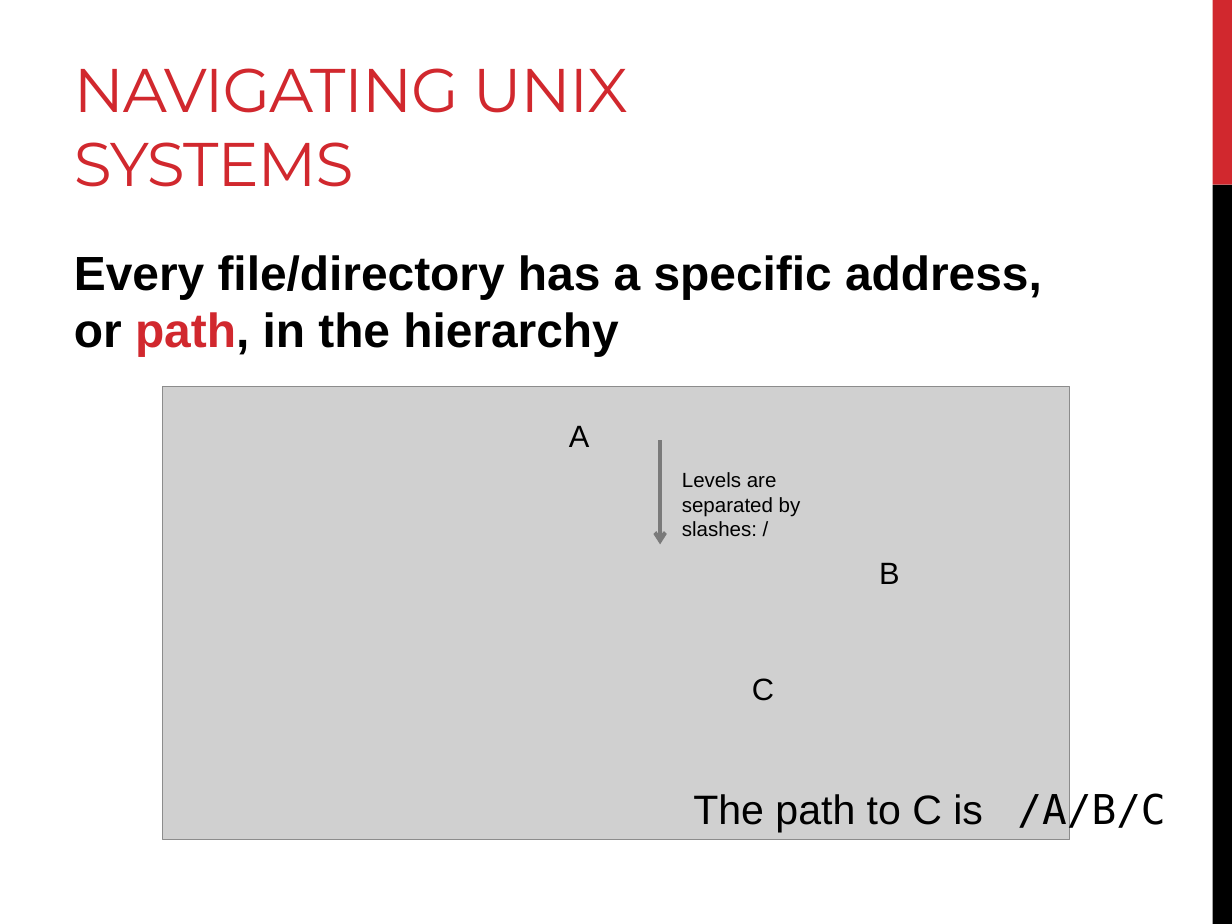
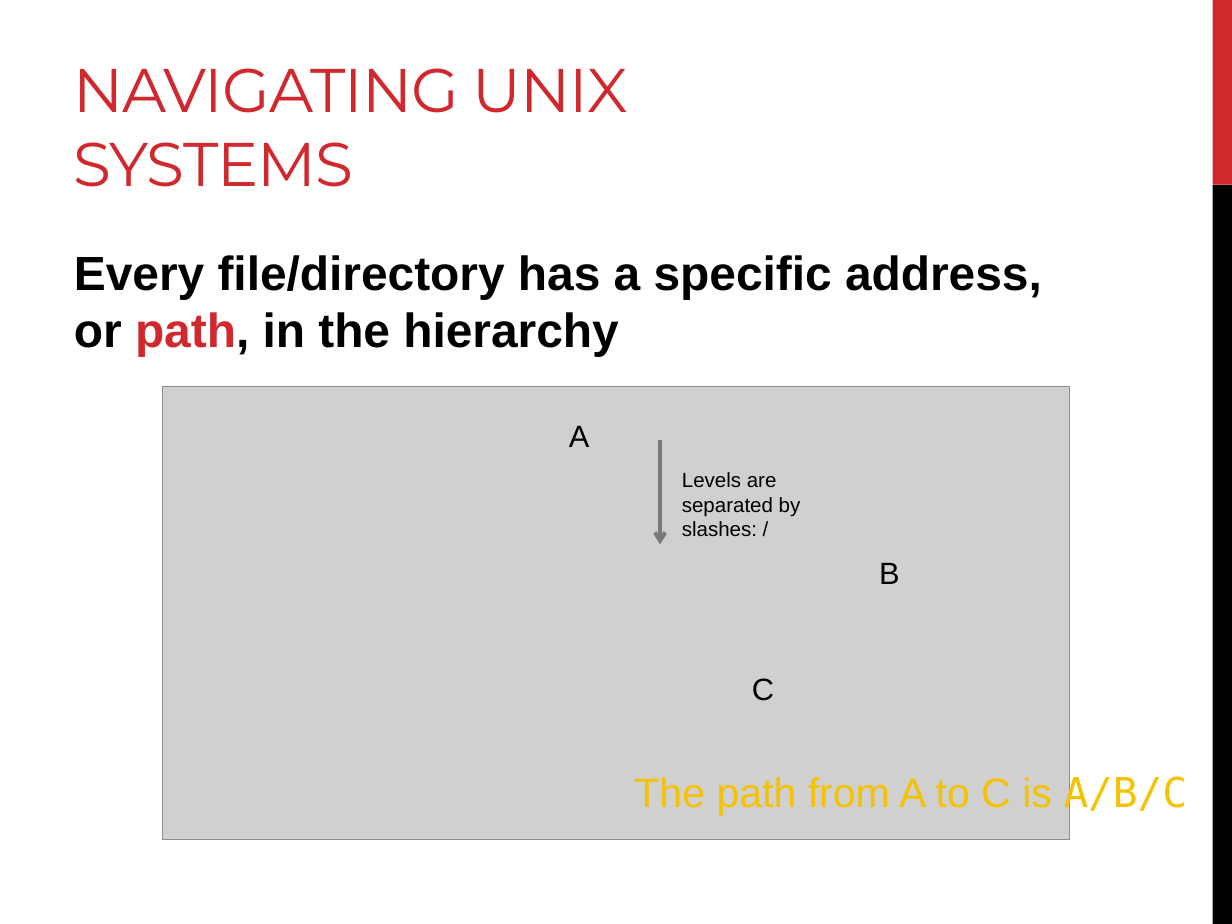
Before and after one commit to BjornFJohansson/ccbb_bigdata2015_python, a slide deck: slide 11 of slides/day1_slides.pptx. Drawn at 1232x924 pixels with LibreOffice and Linux fonts; fonts in the diff are those of the drawing; grey boxes stand for pictures. Boxes give left, top, right and bottom in pixels: in the first picture for what was removed or moved away, otherwise in the second. Text is boxed around its words. In the diff, an @@ line names an element or a change of style, - is before the commit and + after.

Commit message:
updating day1 slides

```diff
--- a/slides/day1_slides.pptx
+++ b/slides/day1_slides.pptx
@@ text at box(634, 773, 1188, 816): text changed; text colour #000000 to #F5C201 @@
-The path to C is /A/B/C
+The path from A to C is A/B/C
```
Also in this commit, not shown: 1 other slide changed, 54 slides added.
